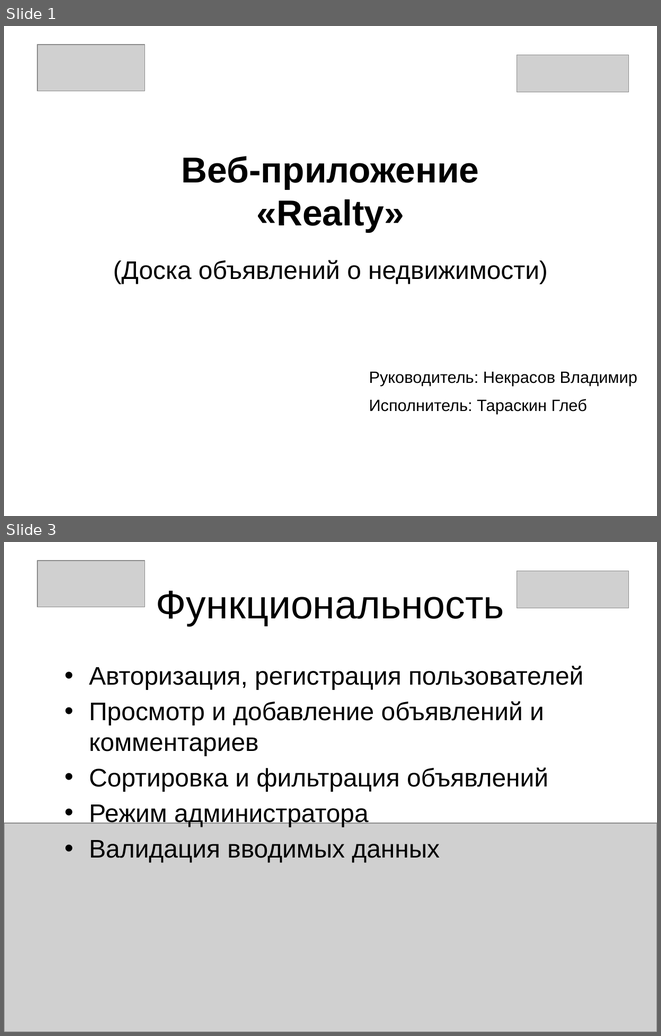
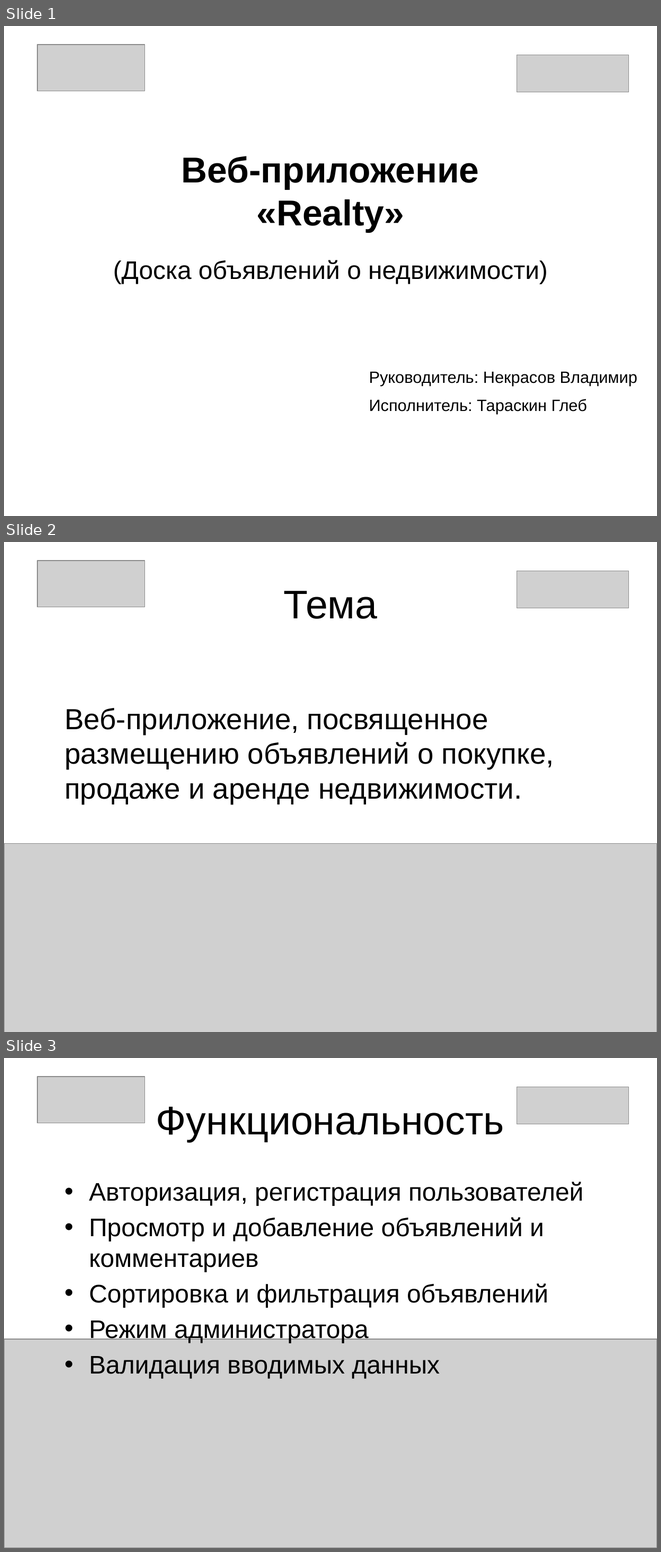
Before and after one commit to goout/RealtyProject, a slide deck: Presentation.pptx. Shown one above the other, each under a label of ours: slides 1 and 3 before the commit, slides 1, 2 and 3 after it; the slides between them are not shown. The pictures are 661x1036 and 661x1552 pixels, drawn with LibreOffice and Linux fonts; fonts in the diff are those of the drawing; grey boxes stand for pictures; background and template pictures are left out. Boxes give left, top, right and bottom in pixels: in the first picture for what was removed or moved away, otherwise in the second. Text is boxed around its words. In the diff, an @@ line names an element or a change of style, - is before the commit and + after.

```diff
--- a/Presentation.pptx
+++ b/Presentation.pptx
@@ slide 2 added at [4, 542, 657, 1032], background #FFFFFF @@
@@ picture added at [37, 561, 145, 607] @@
@@ picture added at [517, 571, 628, 608] @@
@@ title added at [283, 591, 377, 619], 44 pt, text #000000 @@
+Тема
@@ text added at [64, 708, 554, 804], 32 pt, text #000000 @@
+Веб-приложение, посвященное размещению объявлений о покупке, продаже и аренде недвижимости.
@@ picture added at [4, 844, 657, 1032] @@
```
Also in this commit, not shown: 1 slide removed, 6 other files.
